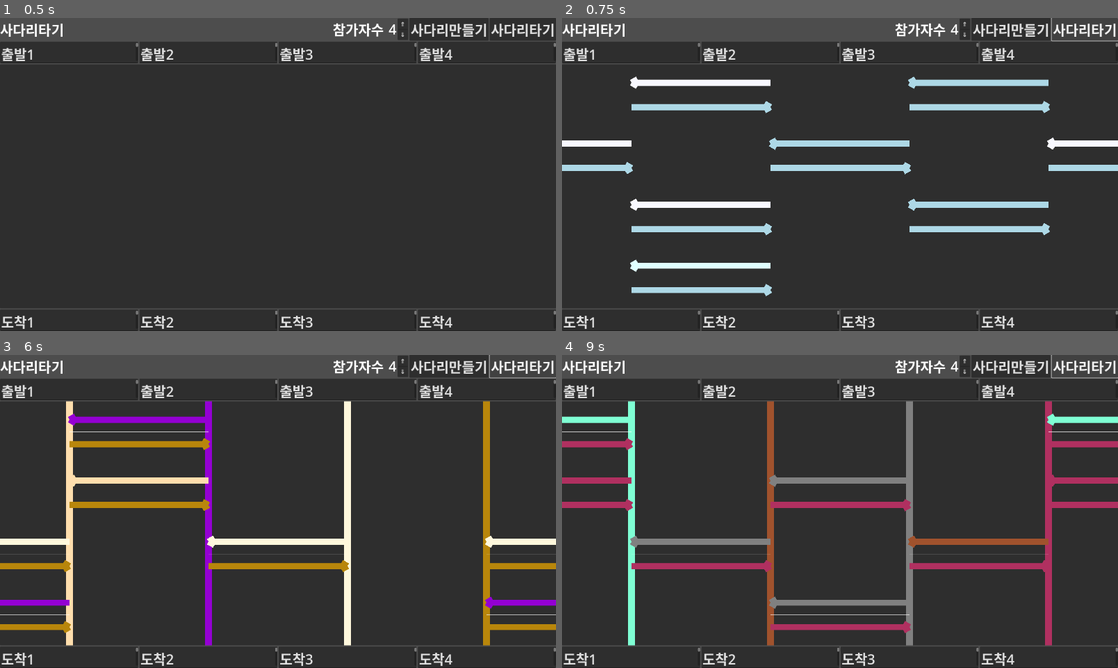
Above: before the commit, frames 1-4 (two rows, left to right).
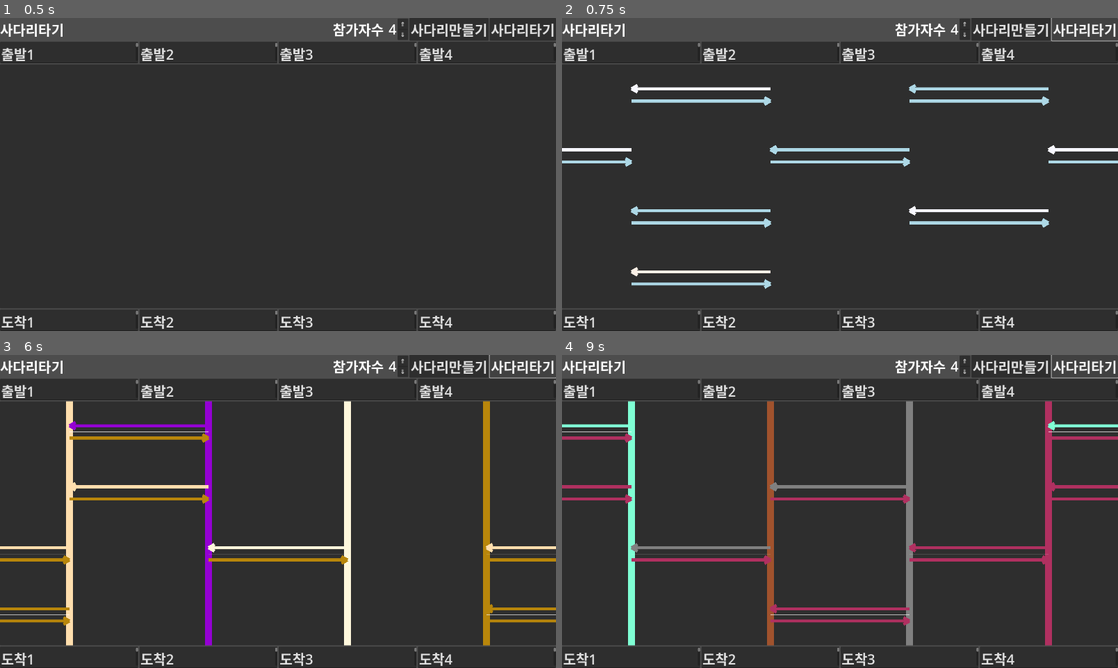
Above: after the commit, the same moments.

Repository: kasworld/gd4laddergame
Game: Godot game, scene res://사다리타기.tscn
Same seed, same stepped clock (60 frames per second), same inputs: the game is played once before the commit and once after it.
Inputs:
- Up to frame 1 (0.5 s): no input
- Up to frame 2 (0.75 s): click "사다리타기" at 0.5 s
- Up to frame 3 (6 s): click "⇑" at 1.25 s; click "⇓" at 2 s; click "사다리만들기" at 2.75 s; click "⇑" at 3.5 s; click "⇓" at 4.25 s; click "사다리만들기" at 5 s; click "사다리타기" at 5.75 s
- Up to frame 4 (9 s): click "⇑" at 6.5 s; click "⇓" at 7.25 s; click "사다리만들기" at 8 s; click "사다리타기" at 8.75 s

Frame 1 is identical in both runs. In frame 2, 11% of the frame differs, in the area x 0-100%, y 18-89%; in frame 3, 7.8%; in frame 4, 9.2%.

Commit message:
디버그용 추가가

Diff:
--- a/사다리타기.gd
+++ b/사다리타기.gd
@@ -11,6 +11,16 @@
 # Array[참가자수][참가자수*4][참가자번호:int*2]
 var 사다리풀이자료 :Array
 var 참가자색 :Array = []
+
+func 만들기자료_보기():
+	var 칸수 = 사다리칸수()
+	for y in 칸수.y:
+		print(사다리만들기자료[y])
+
+func 풀이자료_보기():
+	var 칸수 = 사다리칸수()
+	for y in 칸수.y:
+		print(사다리풀이자료[y])
 
 func 사다리자료_만들기() -> void:
 	# 초기화
@@ -37,6 +47,8 @@
 				continue
 			사다리만들기자료[x][y] = true
 
+	만들기자료_보기()
+
 	# 풀이 만들기
 	# 각 줄을 순서대로 타고
 	for 참가자번호 in 칸수.x:
@@ -46,13 +58,15 @@
 			if 사다리만들기자료[현재줄번호][y] == true:
 				# 왼쪽으로 한칸 이동
 				사다리풀이자료[현재줄번호][y][0] = 참가자번호
-				참가자번호 = (참가자번호-1 + 칸수.x) %칸수.x
+				현재줄번호 = (현재줄번호-1 + 칸수.x) %칸수.x
 				continue
 			if 사다리만들기자료[(현재줄번호+1)%칸수.x][y] == true:
 				# 오른쪽으로 한칸 이동
 				사다리풀이자료[현재줄번호][y][1] = 참가자번호
-				참가자번호 = (참가자번호+1) % 칸수.x
+				현재줄번호 = (현재줄번호+1) % 칸수.x
 				continue
+
+	풀이자료_보기()
 
 func _ready() -> void:
 	var fsize = preload("res://사다리타기.tres").default_font_size
@@ -111,7 +125,7 @@
 	var 칸수 = 사다리칸수()
 	var 간격 = 사다리간격()
 
-	var shift = Vector2(0,2 * 간격.y/10)
+	var shift = Vector2(0, 간격.y/10)
 	for y in 칸수.y:
 		for x in 칸수.x+1:
 			var 참가번호 = 사다리풀이자료[x%칸수.x][y][0]
@@ -126,12 +140,12 @@
 
 			참가번호 = 사다리풀이자료[x%칸수.x][y][0] # 왼쪽
 			var 가로줄 = 화살표.instantiate()
-			가로줄.init_2_point(가로줄위치(x+1,y)-shift, 가로줄위치(x,y)-shift, 참가자색[참가번호], 간격.y/10, 0.05)
+			가로줄.init_2_point(가로줄위치(x+1,y)-shift, 가로줄위치(x,y)-shift, 참가자색[참가번호], 간격.y/10/2, 0.05)
 			사다리풀이.add_child(가로줄)
 
 			참가번호 = 사다리풀이자료[x%칸수.x][y][1] # 오른쪽
 			가로줄 = 화살표.instantiate()
-			가로줄.init_2_point(가로줄위치(x,y)+shift, 가로줄위치(x+1,y)+shift, 참가자색[참가번호], 간격.y/10, 0.05)
+			가로줄.init_2_point(가로줄위치(x,y)+shift, 가로줄위치(x+1,y)+shift, 참가자색[참가번호], 간격.y/10/2, 0.05)
 			사다리풀이.add_child(가로줄)
 
 	#사다리문제.visible = false
